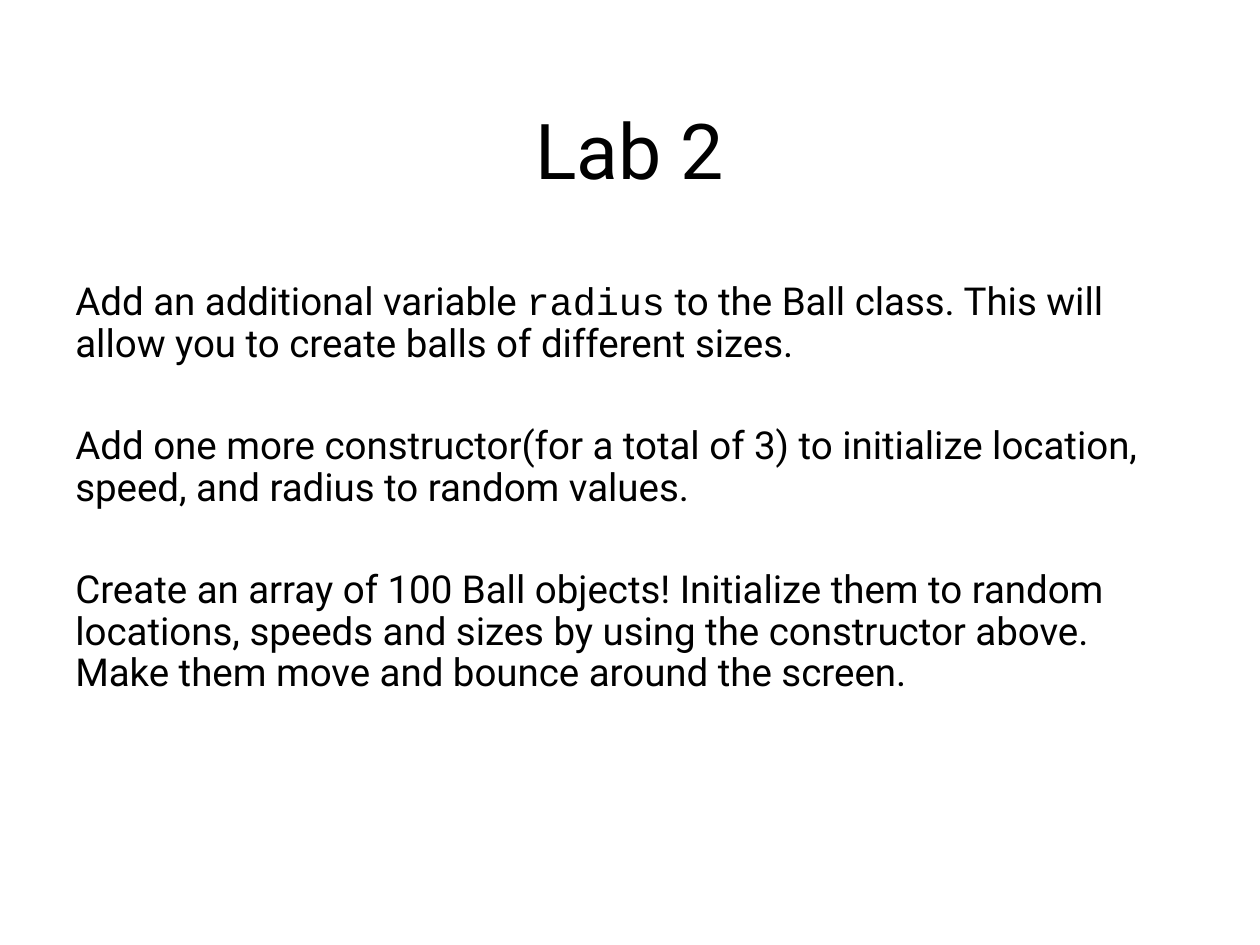
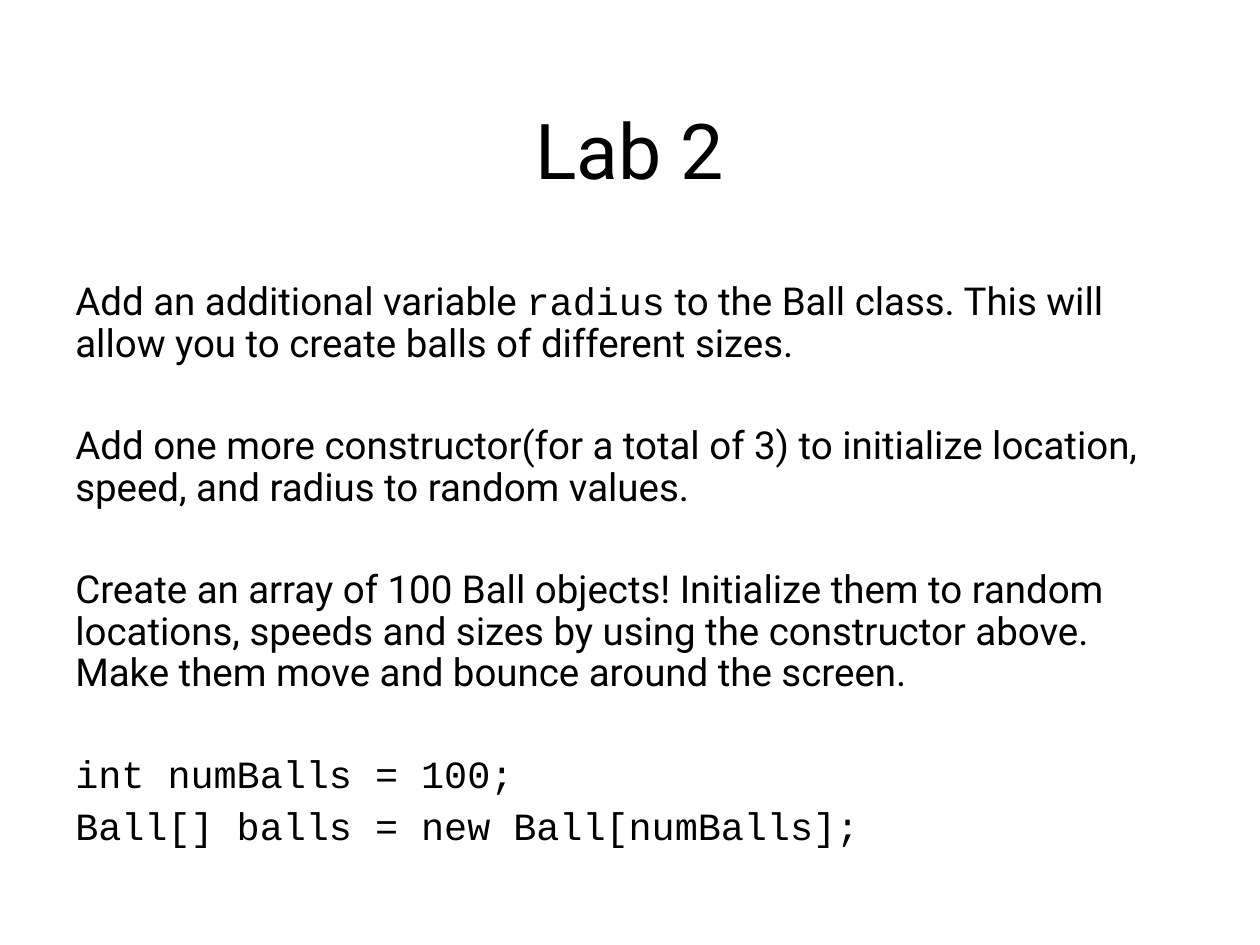
Before and after one commit to LongBaoNguyen/longbaonguyen.github.io, a slide deck: slide 28 of courses/apcsp/lecture11.ppt (slide 34 before the commit). Drawn at 1260x945 pixels with LibreOffice and Linux fonts; fonts in the diff are those of the drawing; background and template pictures are left out. Boxes give left, top, right and bottom in pixels: in the first picture for what was removed or moved away, otherwise in the second. Text is boxed around its words. In the diff, an @@ line names an element or a change of style, - is before the commit and + after.

```diff
--- a/courses/apcsp/lecture11.ppt
+++ b/courses/apcsp/lecture11.ppt
@@ text at (75, 761, 859, 848): paragraphs added @@
+int numBalls = 100;
+Ball[] balls = new Ball[numBalls];
```
Also in this commit, not shown: 13 other slides changed, 13 slides removed, 4 other files.
